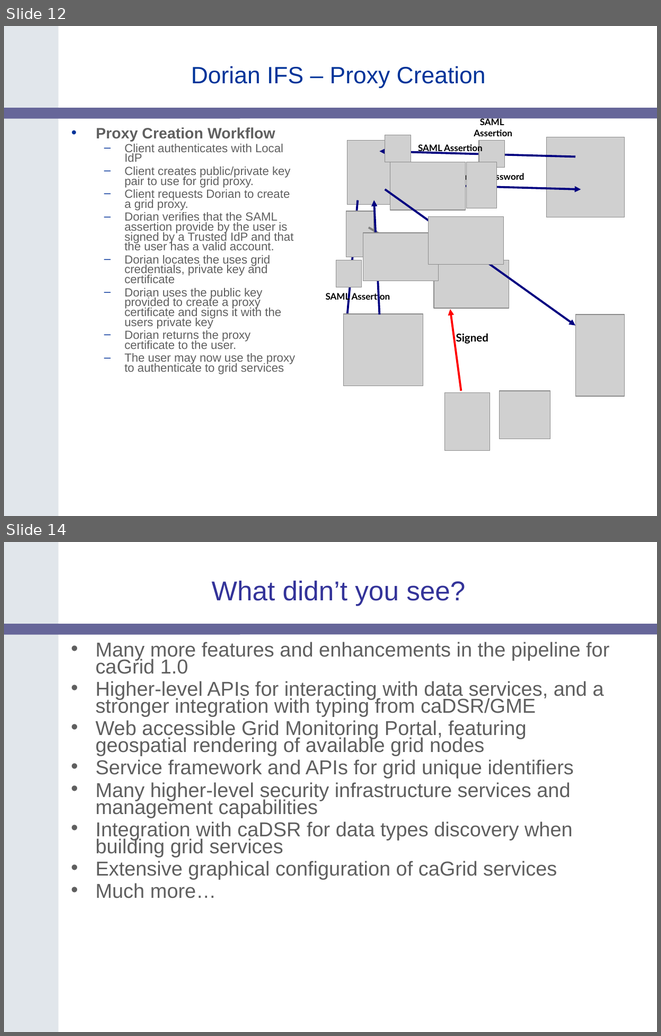
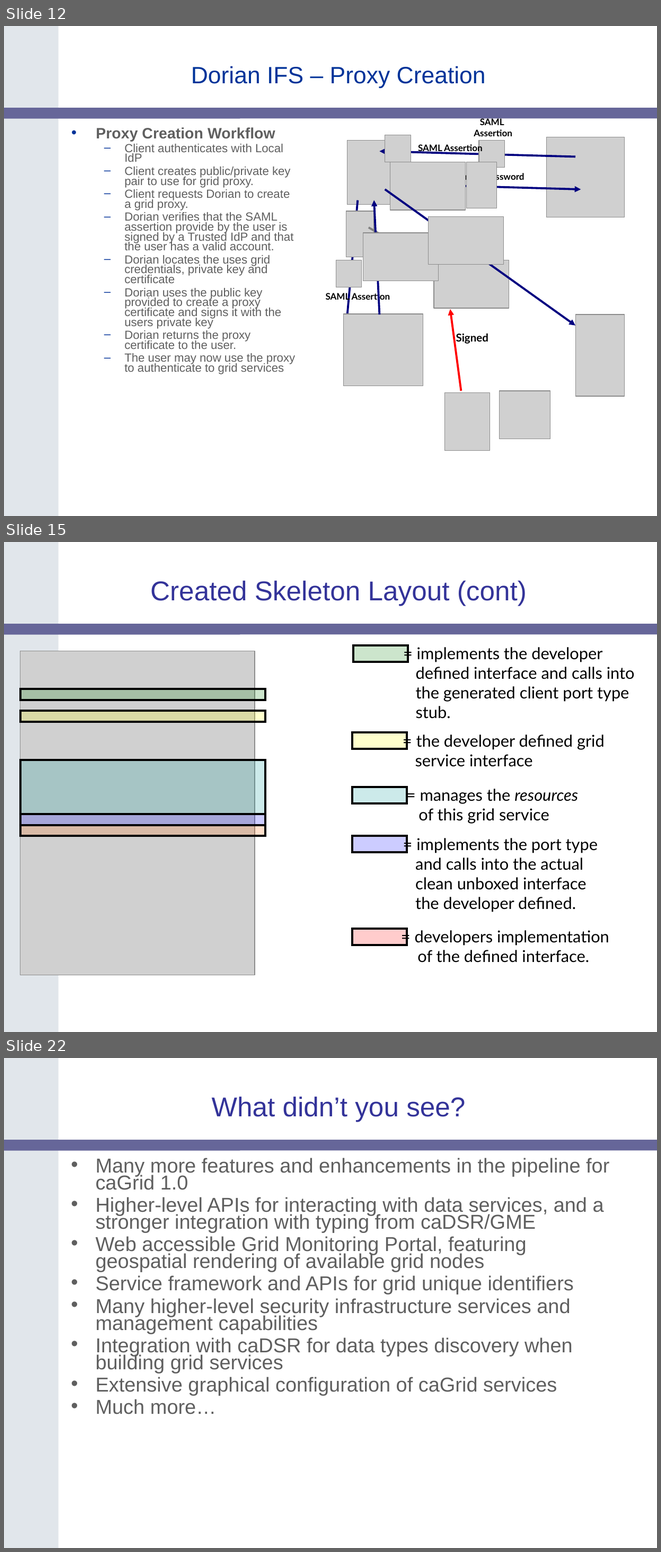
Before and after one commit to NCIP/cagrid-docs, a slide deck: presentations/200604_AnnualMeeting/caGrid-1.0-Demo.ppt. Shown one above the other, each under a label of ours: slides 12 and 14 before the commit, slides 12, 15 and 22 after it; the slides between them are not shown. The pictures are 661x1036 and 661x1552 pixels, drawn with LibreOffice and Linux fonts; fonts in the diff are those of the drawing; grey boxes stand for pictures; background and template pictures are left out. Boxes give left, top, right and bottom in pixels: in the first picture for what was removed or moved away, otherwise in the second. Text is boxed around its words. In the diff, an @@ line names an element or a change of style, - is before the commit and + after.

```diff
--- a/presentations/200604_AnnualMeeting/caGrid-1.0-Demo.ppt
+++ b/presentations/200604_AnnualMeeting/caGrid-1.0-Demo.ppt
@@ slide 15 added at [4, 542, 657, 1032], background #FFFFFF; not listed: 2 template elements that a slide beside it also shows @@
@@ title added at [150, 581, 527, 606], 30 pt, text #333399 @@
+Created Skeleton Layout (cont)
@@ picture added at [20, 651, 255, 975] @@
@@ rectangle added at [353, 645, 407, 661], fill #008000 at 20% opacity, outline #000000 2.24 pt @@
@@ text added at [416, 647, 635, 718], 18 pt, text #000000 @@
+= implements the developer
+defined interface and calls into
+the generated client port type
+stub.
@@ rectangle added at [20, 689, 265, 700], fill #008000 at 20% opacity, outline #000000 2.24 pt @@
@@ rectangle added at [20, 711, 265, 722], fill #FFFF00 at 20% opacity, outline #000000 2.24 pt @@
@@ rectangle added at [352, 733, 406, 749], fill #FFFF00 at 20% opacity, outline #000000 2.24 pt @@
@@ text added at [415, 734, 604, 767], 18 pt, text #000000 @@
+= the developer defined grid
+service interface
@@ rectangle added at [20, 759, 265, 814], fill #009999 at 20% opacity, outline #000000 2.24 pt @@
@@ rectangle added at [352, 787, 406, 803], fill #009999 at 20% opacity, outline #000000 2.24 pt @@
@@ text added at [418, 788, 578, 823], 18 pt, text #000000 @@
+= manages the resources
+of this grid service
@@ rectangle added at [20, 824, 265, 836], fill #FF6600 at 20% opacity, outline #000000 2.24 pt @@
@@ rectangle added at [20, 814, 265, 826], fill #0000FF at 20% opacity, outline #000000 2.24 pt @@
@@ rectangle added at [352, 836, 406, 852], fill #0000FF at 20% opacity, outline #000000 2.24 pt @@
@@ text added at [415, 838, 598, 912], 18 pt, text #000000 @@
+= implements the port type
+and calls into the actual
+clean unboxed interface
+the developer defined.
@@ rectangle added at [352, 928, 406, 945], fill #FF0000 at 20% opacity, outline #000000 2.24 pt @@
@@ text added at [415, 930, 609, 962], 18 pt, text #000000 @@
+= developers implementation
+of the defined interface.
@@ what was slide 14 is now slide 22 @@
```
Also in this commit, not shown: 8 other slides added, 1 slide removed.
